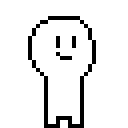
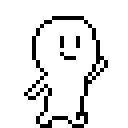
Layered file, before and after one edit (128×128). Changes by layer:
added layer "レイヤー 3" above "レイヤー 2" over [24, 16, 108, 128]
hid "レイヤー 2", painted on it over [28, 16, 96, 128]
